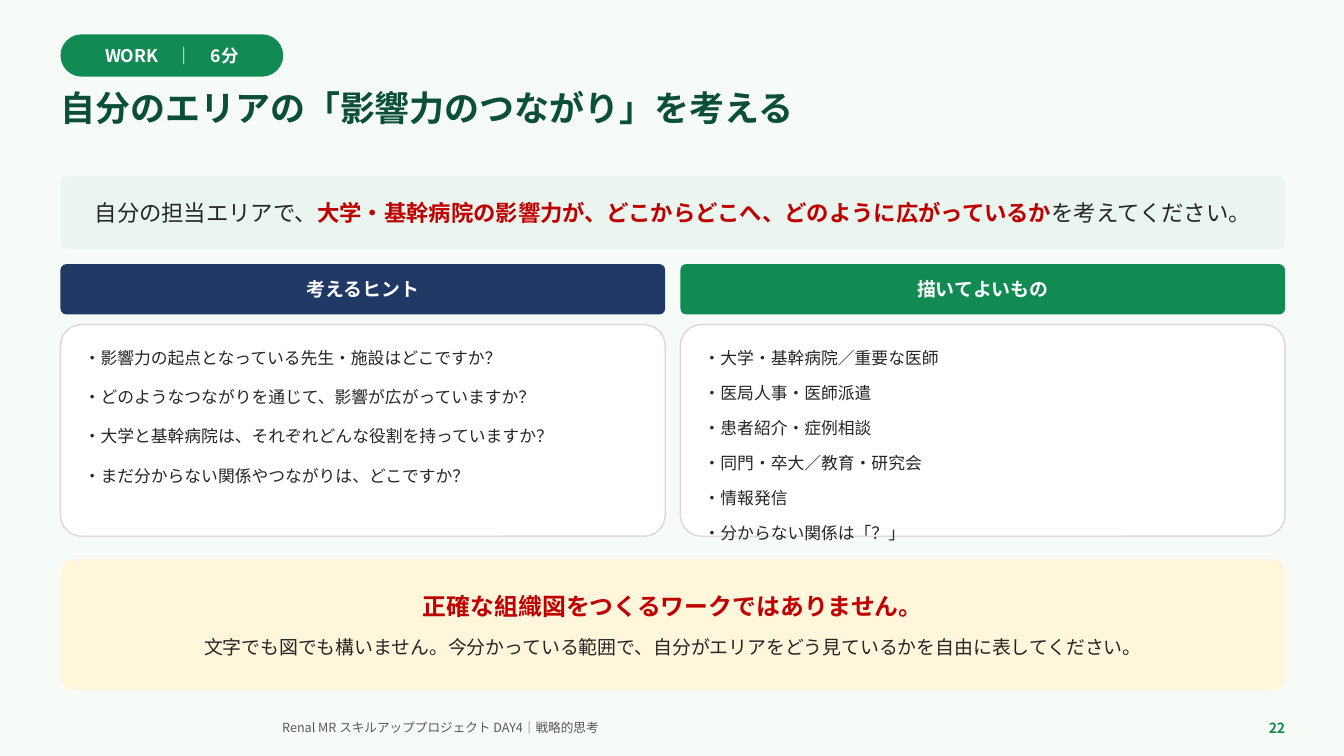
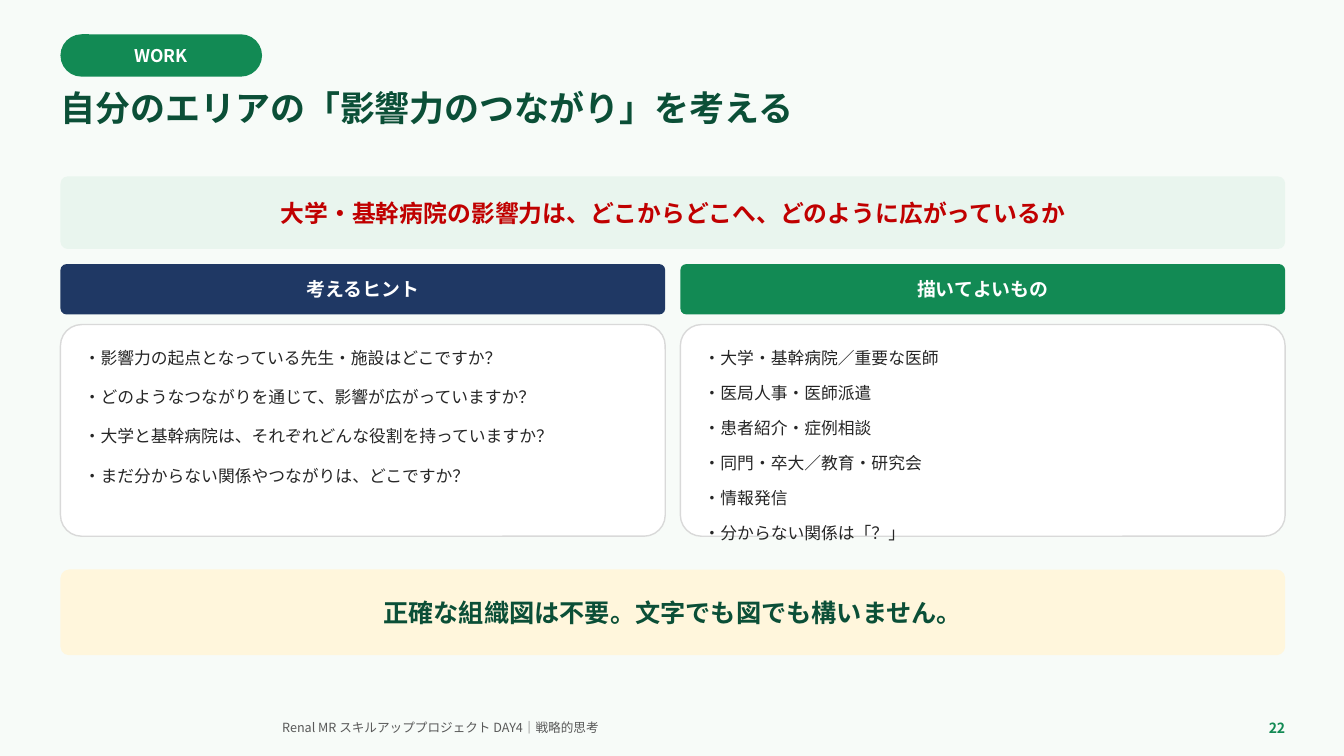
Before and after one commit to TAKUYA-1187/Claude, a slide deck: slide 22 of novartis_training/DAY4_ちょっと分かるだけで世界が変わる.pptx. Drawn at 1344x756 pixels with LibreOffice and Linux fonts; fonts in the diff are those of the drawing; background and template pictures are left out. Boxes give left, top, right and bottom in pixels: in the first picture for what was removed or moved away, otherwise in the second. Text is boxed around its words. In the diff, an @@ line names an element or a change of style, - is before the commit and + after.

```diff
--- a/novartis_training/DAY4_ちょっと分かるだけで世界が変わる.pptx
+++ b/novartis_training/DAY4_ちょっと分かるだけで世界が変わる.pptx
@@ rounded rectangle "WORK": place and size @@
-rounded rectangle "WORK" at bbox=[60, 34, 283, 77]
+rounded rectangle "WORK" at bbox=[60, 34, 262, 77]
@@ text in rounded rectangle at bbox=[135, 49, 188, 63]: text changed @@
-WORK ｜ 6分
+WORK
@@ text in rounded rectangle at bbox=[281, 201, 1065, 224]: text changed; size 16 to 17 pt @@
-自分の担当エリアで、大学・基幹病院の影響力が、どこからどこへ、どのように広がっているかを考えてください。
+大学・基幹病院の影響力は、どこからどこへ、どのように広がっているか
@@ rounded rectangle "正確な組織図は不要。文字でも図でも構いません。": place and size @@
-rounded rectangle "正確な組織図は不要。文字でも図でも構いません。" at bbox=[60, 560, 1286, 691]
+rounded rectangle "正確な組織図は不要。文字でも図でも構いません。" at bbox=[60, 570, 1286, 655]
@@ text in rounded rectangle at bbox=[383, 600, 962, 625]: text changed; size 13.5 to 18 pt; text colour #262626 to #0B4F37; bold on @@
-正確な組織図をつくるワークではありません。
-文字でも図でも構いません。今分かっている範囲で、自分がエリアをどう見ているかを自由に表してください。
+正確な組織図は不要。文字でも図でも構いません。
```
Also in this commit, not shown: 18 other slides changed, 2 other files.
